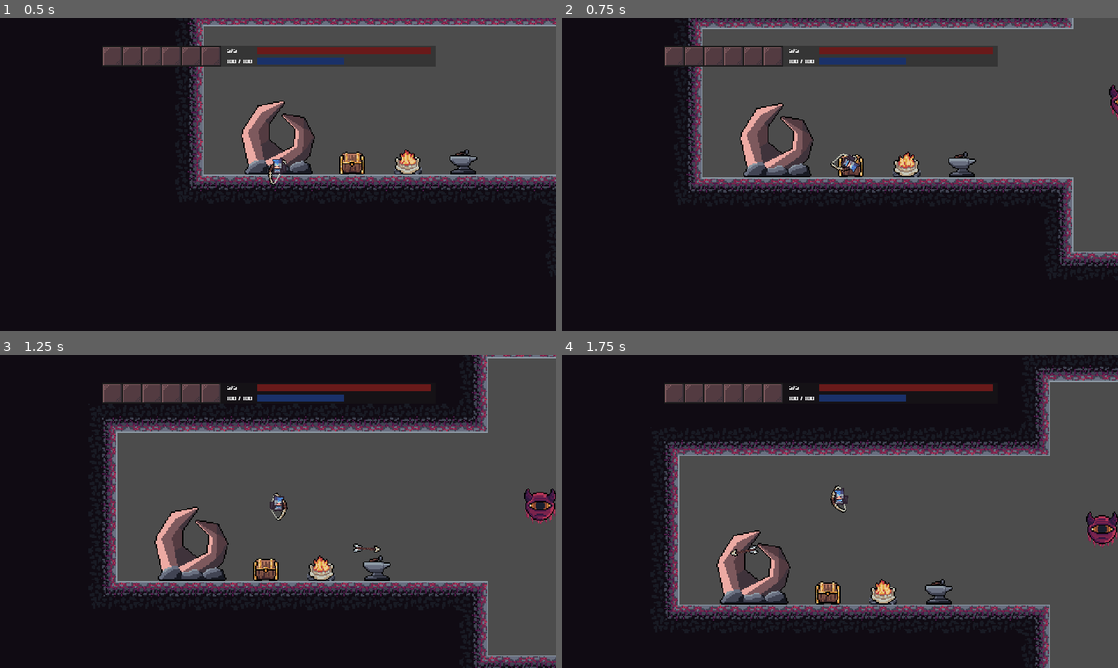
Above: before the commit, frames 1-4 (two rows, left to right).
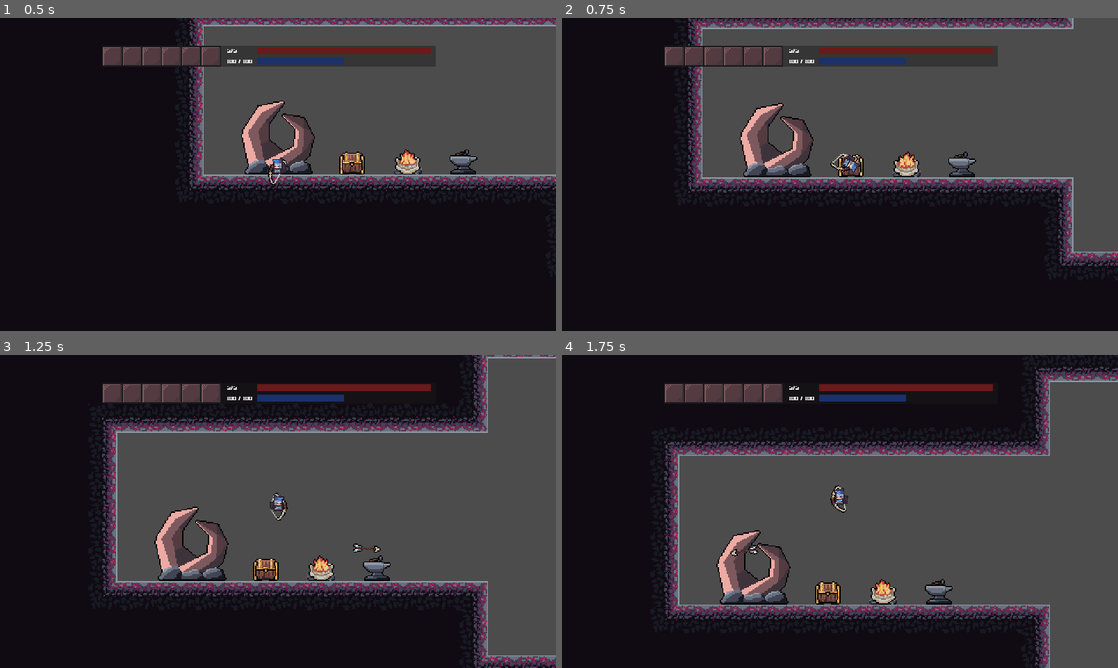
Above: after the commit, the same moments.

Repository: Riudin/Rogue-Worlds
Game: Godot game, scene res://MainScenes/Main.tscn
Two runs of this game, one before a commit and one after it. Both use one fixed random seed, a clock stepped at 60 frames per second and the inputs below.
Inputs (mouse positions are in pixels of both pictures, inside the frame that each line leads up to):
- Up to frame 1 (0.5 s): no input
- Up to frame 2 (0.75 s): move the mouse to (962, 158) at 0.52 s; press the mouse at (962, 158) at 0.53 s; hold E (dash_right) from 0.53 s (still down)
- Up to frame 3 (1.25 s): keep holding E (dash_right); tap Space (jump) at 0.77 s
- Up to frame 4 (1.75 s): keep holding E (dash_right); move the mouse to (728, 527) at 1.27 s; release the mouse at (728, 527) at 1.28 s; click (728, 527) at 1.35 s; tap Space (jump) at 1.52 s

Frame 1 is identical in both runs. In frame 2, 0.1% of the frame differs, in the area x 98-100%, y 21-33%; in frame 3, 0.5%, in the area x 94-100%, y 42-54%; in frame 4, 0.5%.

Commit message:
exported to html5
also fixed bug where worms didn't do damage

Diff:
--- a/Godot Project/Enemies/Enemy.gd
+++ b/Godot Project/Enemies/Enemy.gd
@@ -83,6 +83,7 @@
 	if enemy_type == "normal": boss_name = null
 	if can_pass_walls:
 		self.set_collision_mask(1)
+	hitbox.damage = damage
 
 
 func _process(_delta):
--- a/Godot Project/Player/Player.tscn
+++ b/Godot Project/Player/Player.tscn
@@ -1463,7 +1463,7 @@
 frame = 5
 
 [node name="BackHand" type="Sprite" parent="Sprites"]
-position = Vector2( 8, 8.34355 )
+position = Vector2( 8, 8.12796 )
 texture = ExtResource( 1 )
 hframes = 7
 vframes = 2
@@ -1475,21 +1475,21 @@
 [node name="BoneBow" parent="Sprites/BackHand/WeaponPosition" instance=ExtResource( 2 )]
 
 [node name="Body" type="Sprite" parent="Sprites"]
-position = Vector2( 8, 8.27387 )
+position = Vector2( 8, 8.07678 )
 texture = ExtResource( 1 )
 hframes = 7
 vframes = 2
 frame = 1
 
 [node name="FrontHand" type="Sprite" parent="Sprites"]
-position = Vector2( 8, 8.60122 )
+position = Vector2( 8, 8.22393 )
 texture = ExtResource( 1 )
 hframes = 7
 vframes = 2
 frame = 2
 
 [node name="Head" type="Sprite" parent="Sprites"]
-position = Vector2( 8, 8.28543 )
+position = Vector2( 8, 8.49657 )
 texture = ExtResource( 1 )
 hframes = 7
 vframes = 2
--- /dev/null
+++ b/Godot Project/Utility/Hitbox.gd
@@ -0,0 +1,11 @@
+extends Area2D
+
+var damage = 1
+
+func _ready():
+	pass
+
+
+func _on_Hitbox_body_entered(target):
+	if target.get_class() == "Player":
+		target.apply_damage(damage)
--- a/Godot Project/Utility/Hitbox.tscn
+++ b/Godot Project/Utility/Hitbox.tscn
@@ -1,4 +1,6 @@
-[gd_scene load_steps=2 format=2]
+[gd_scene load_steps=3 format=2]
+
+[ext_resource path="res://Utility/Hitbox.gd" type="Script" id=1]
 
 [sub_resource type="CapsuleShape2D" id=1]
 radius = 7.0
@@ -6,7 +8,10 @@
 
 [node name="Hitbox" type="Area2D"]
 visible = false
+script = ExtResource( 1 )
 
 [node name="CollisionShape2D" type="CollisionShape2D" parent="."]
 position = Vector2( 0, -12 )
 shape = SubResource( 1 )
+
+[connection signal="body_entered" from="." to="." method="_on_Hitbox_body_entered"]
--- a/Godot Project/Utility/MonsterSpawner.gd
+++ b/Godot Project/Utility/MonsterSpawner.gd
@@ -7,7 +7,7 @@
 onready var groundSpawn2 = $Groundspawners/GroundSpawn2
 onready var groundSpawn3 = $Groundspawners/GroundSpawn3
 
-var enemies = [["BloodWorm", 10], ["EyeDude", 10]]
+var enemies = [["BloodWorm", 5], ["EyeDude", 2]]
 
 var ground_spawn = []
 var air_spawn = []
Binary file added: Godot Project/Rogue Worlds.apple-touch-icon.png
Not shown, added: Godot Project/Rogue Worlds.apple-touch-icon.png.import
Binary file added: Godot Project/Rogue Worlds.icon.png
Not shown, added: Godot Project/Rogue Worlds.icon.png.import
Binary file added: Godot Project/Rogue Worlds.png
Not shown, added: Godot Project/Rogue Worlds.png.import
Not shown, added: Godot Project/export_presets.cfg
Not shown, added: Godot Project/Rogue Worlds.audio.worklet.js
Not shown, added: Godot Project/Rogue Worlds.html
Not shown, added: Godot Project/Rogue Worlds.js
Not shown, added: Godot Project/Rogue Worlds.pck
Not shown, added: Godot Project/Rogue Worlds.wasm
